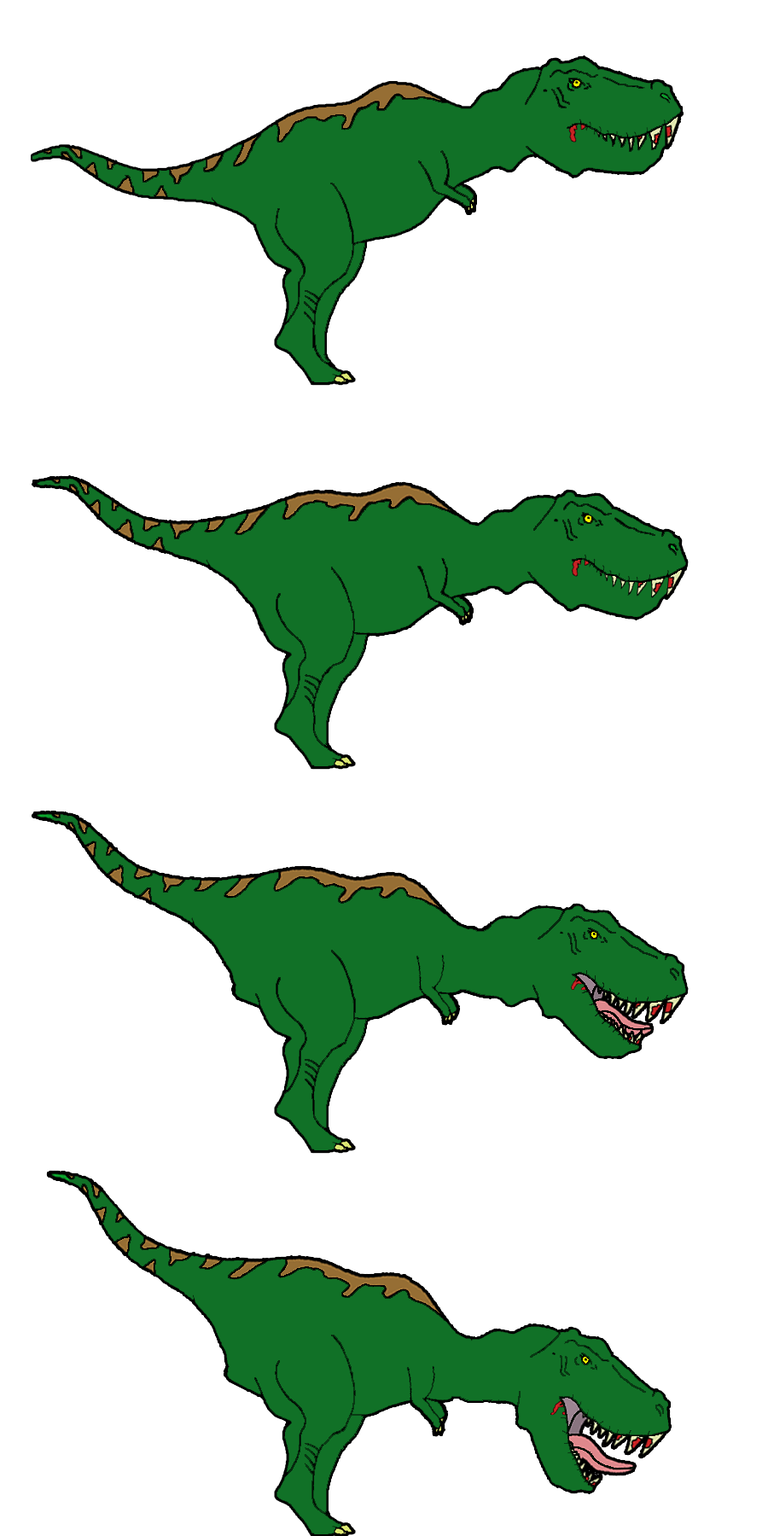
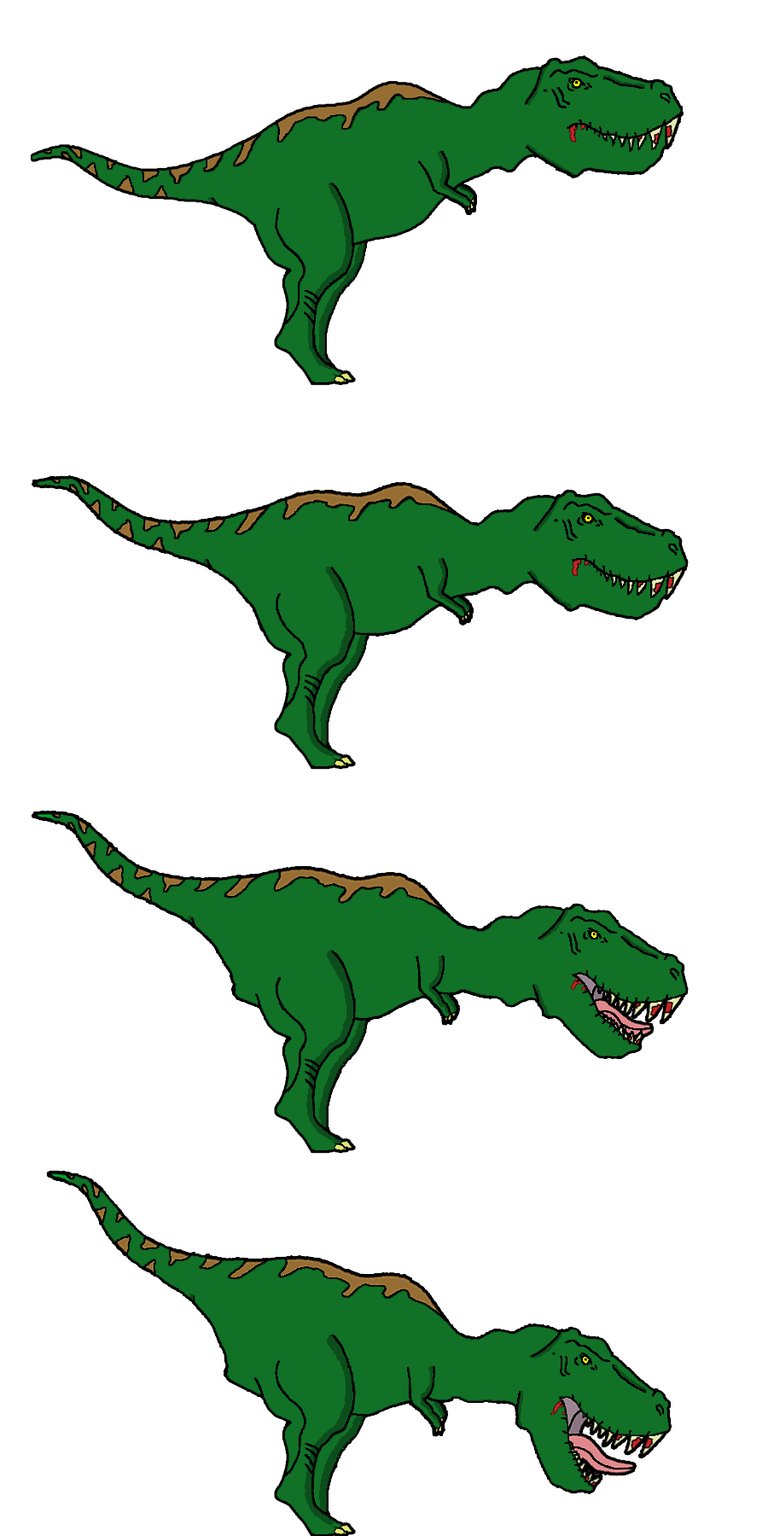
Before/after of a (768, 1536) layered artwork. What changed in the layer stack:
painted on "dino 1" over [208,66,678,370]
painted on "dino 2" over [203,496,683,757]
painted on "dino 3" over [187,909,680,1143]
painted on "dino 4" over [189,282,664,1525]
